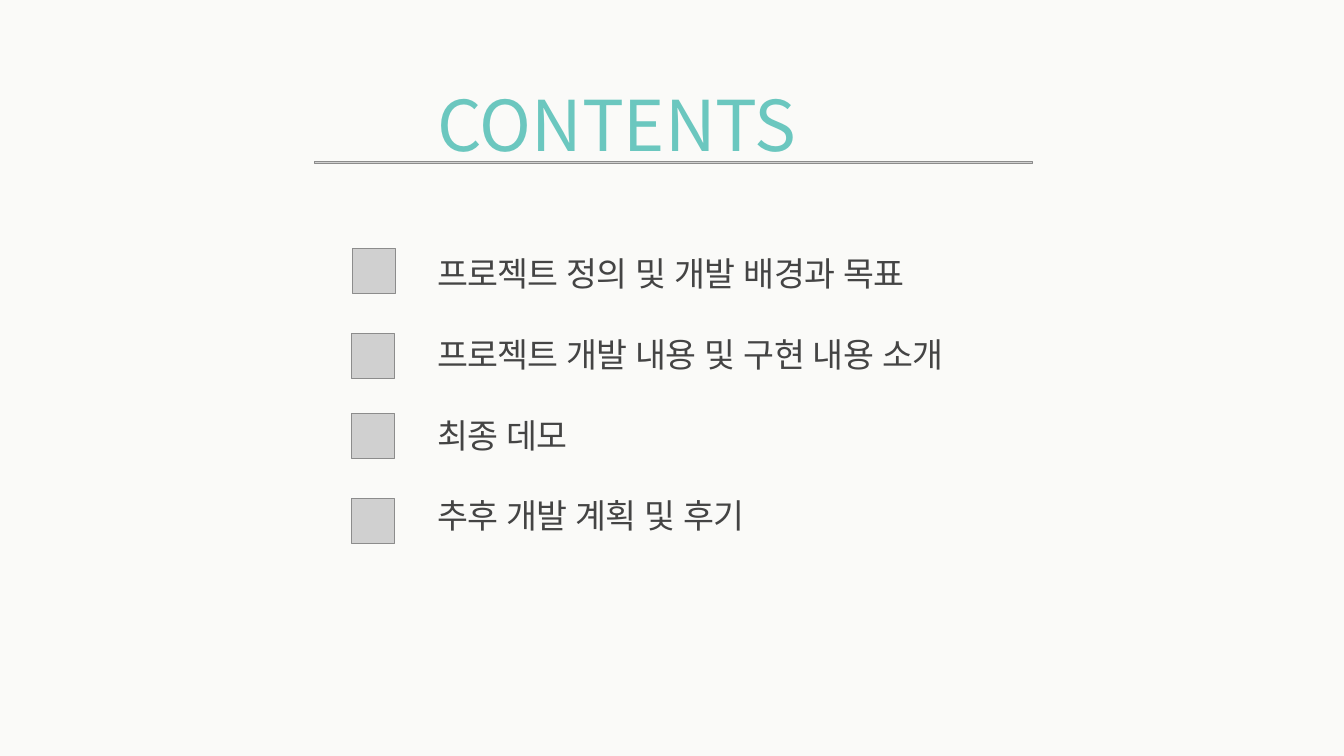
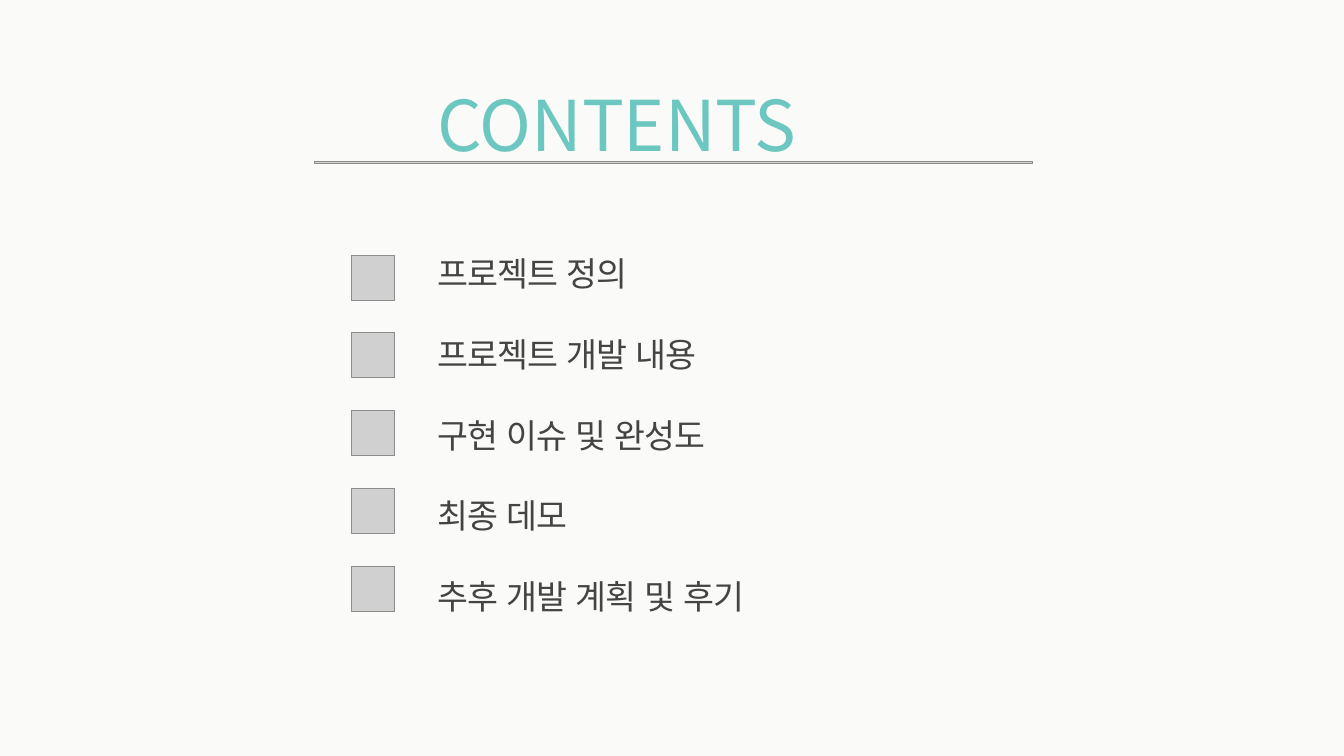
Before and after one commit to Team-Achi/Docs, a slide deck: slide 2 of PPT/캡스톤디자인_14주차_최종데모_5조.pptx. Drawn at 1344x756 pixels with LibreOffice and Linux fonts; fonts in the diff are those of the drawing; grey boxes stand for pictures. Boxes give left, top, right and bottom in pixels: in the first picture for what was removed or moved away, otherwise in the second. Text is boxed around its words. In the diff, an @@ line names an element or a change of style, - is before the commit and + after.

```diff
--- a/PPT/캡스톤디자인_14주차_최종데모_5조.pptx
+++ b/PPT/캡스톤디자인_14주차_최종데모_5조.pptx
@@ picture: place and size @@
-picture at <box>352,248,395,293</box>
+picture at <box>352,255,395,300</box>
@@ text at <box>437,258,705,451</box>: text changed @@
-프로젝트 정의 및 개발 배경과 목표
-프로젝트 개발 내용 및 구현 내용 소개
+프로젝트 정의
+프로젝트 개발 내용
+구현 이슈 및 완성도
@@ picture: place and size @@
-picture at <box>352,499,395,544</box>
+picture at <box>352,488,395,533</box>
@@ picture added at <box>352,567,395,612</box> @@
```
Also in this commit, not shown: 13 other slides changed, 5 slides added, 8 slides removed, 2 other files.
